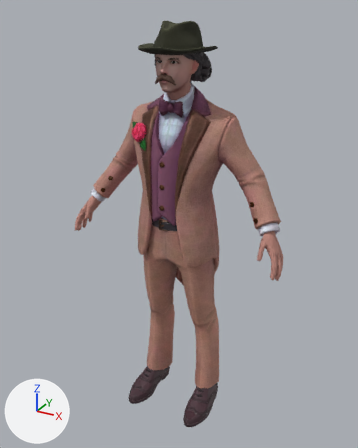
What one commit did to the glTF model src/assets/boy.glb.
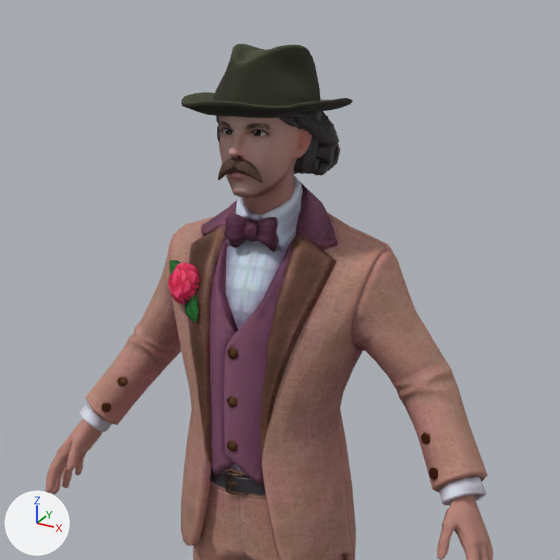
There are two pictures of each version: one whole from a 50 mm camera at (1.026, -1.869, 1.925) aimed at (0.001, -0.007, 0.994), one close up on the part from 15% to 88% of the width and 0% to 58% of the height. Lighting does not change. The marker at lower left points along +X, +Y and +Z. The older version's two pictures come first.

Objects in the first close-up: 'Wolf3D_Beard', 'Wolf3D_Body', 'Wolf3D_Head', 'Wolf3D_Headwear', 'Wolf3D_Outfit_Bottom', 'Wolf3D_Outfit_Top' and 2 more.
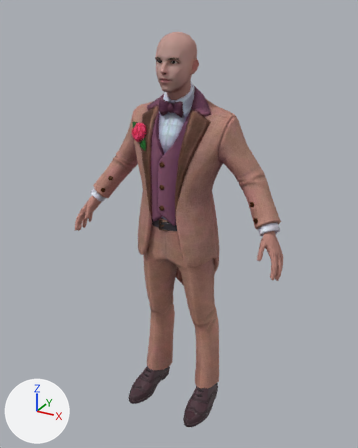
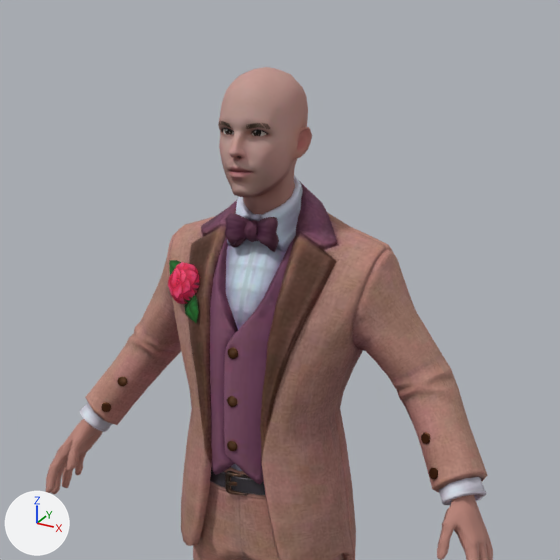
Changed parts and their boxes [x1, y1, x2, y2] in the close-ups (560 x 560 px):
'Wolf3D_Headwear', no longer drawn
    before: [181, 44, 353, 175]
'Wolf3D_Beard', no longer drawn (brown)
    before: [218, 158, 263, 183]

The change, as a list of edits to the scene's bpy script:
```text
Change ob_wolf3d_beard:
    ob_wolf3d_beard: bpy.data.objects.new('Wolf3D_Beard', me_wolf3d_beard) -> bpy.data.objects.new('Wolf3D_Beard', None)
Change ob_wolf3d_headwear:
    ob_wolf3d_headwear: bpy.data.objects.new('Wolf3D_Headwear', me_mesh) -> bpy.data.objects.new('Wolf3D_Headwear', None)
```
